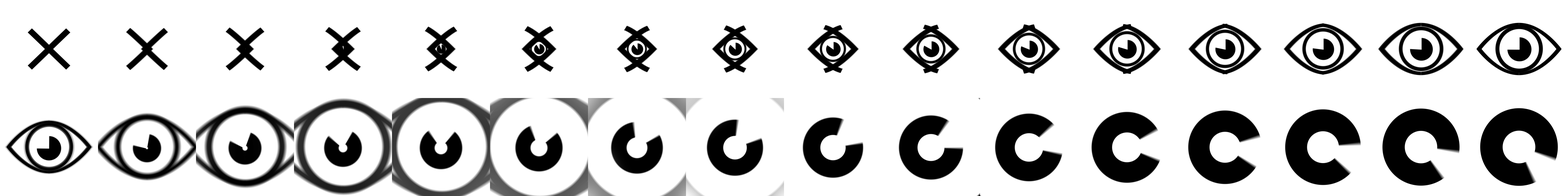
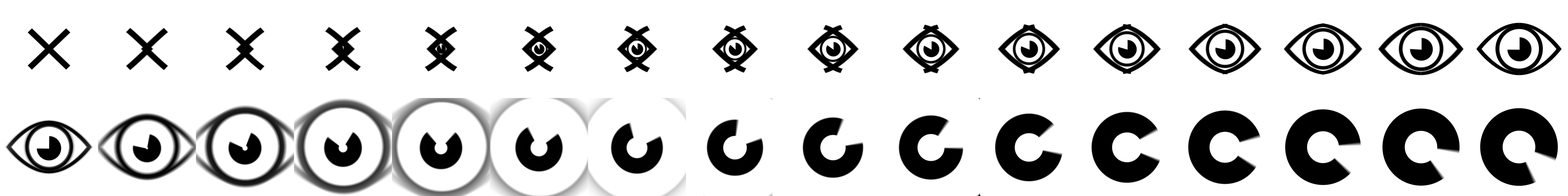
Revision of a layered 1568×196 image; what changed, layer by layer:
added layer "Layer 2" above "Layer 1" over [4, 98, 686, 196]
painted on "Layer 1" over [4, 98, 785, 196]
